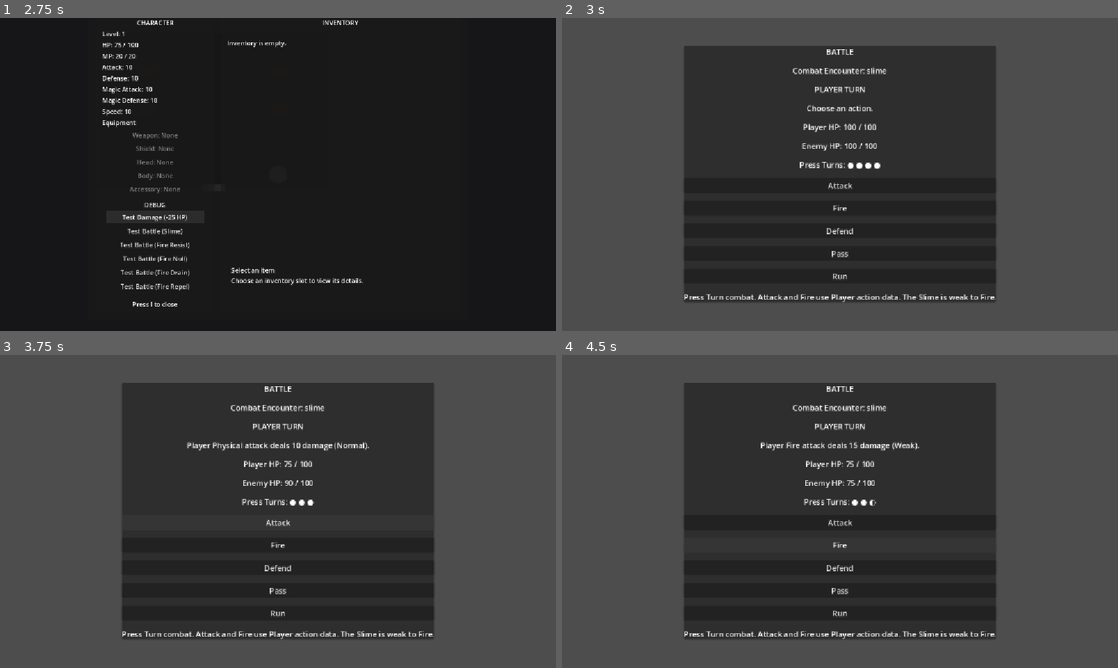
Above: before the commit, frames 1-4 (two rows, left to right).
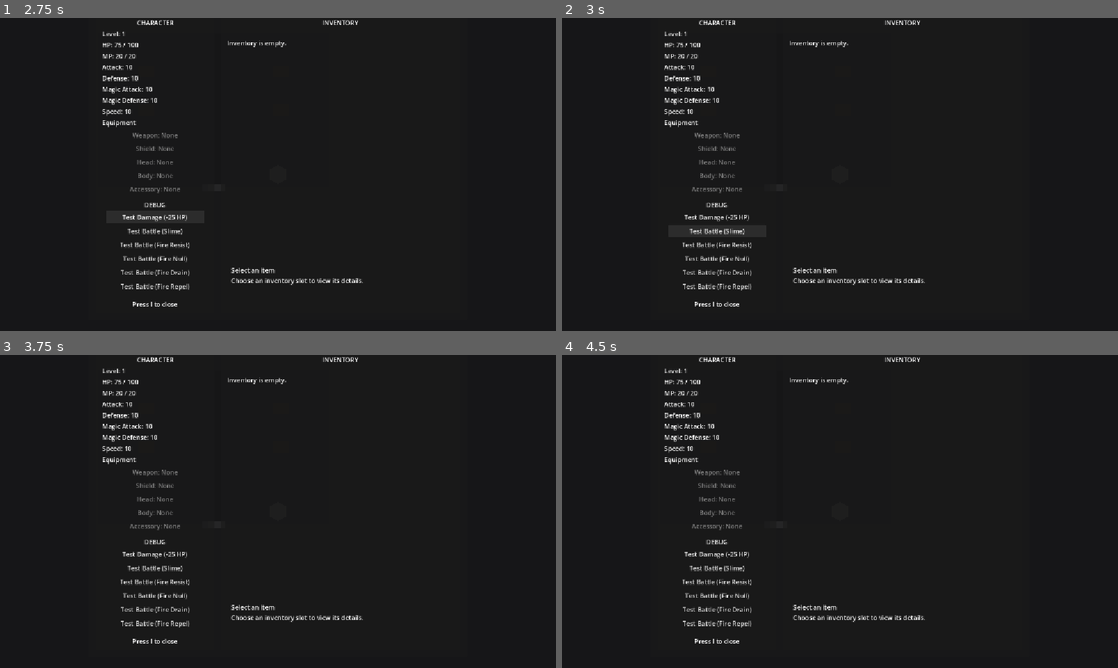
Above: after the commit, the same moments.

Repository: salexume94-pixel/Scripts
Game: Godot game, scene res://scenes/World.tscn
Same seed, same stepped clock (60 frames per second), same inputs: the game is played once before the commit and once after it.
Inputs (mouse positions are in pixels of both pictures, inside the frame that each line leads up to):
- Up to frame 1 (2.75 s): tap Enter at 0.5 s; hold Right (ui_right) 0.53-1.28 s; tap E at 0.6 s; hold Down (ui_down) 1.28-2 s; tap I at 1.35 s; click "Test Damage (-25 HP)" at 2 s
- Up to frame 2 (3 s): click "Test Battle (Slime)" at 2.75 s
- Up to frame 3 (3.75 s): click (278, 520) at 3.5 s, where only the run before the commit has a clickable "Attack"
- Up to frame 4 (4.5 s): click (840, 545) at 4.25 s, where only the run before the commit has a clickable "Fire"

Frame 1 is identical in both runs. In frame 2, 57% of the frame differs, in the area x 0-100%, y 0-100%; in frame 3, 60%; in frame 4, 60%.
Error after the commit: Parse Error: Preload file "res://combat/definitions/critical_test.tres" does not exist. (res://systems/combat_manager.gd:13)

Commit message:
Integrate accuracy and critical actions into combat flow

Diff:
--- a/systems/combat_manager.gd
+++ b/systems/combat_manager.gd
@@ -10,12 +10,17 @@
 const COMBAT_RULES = preload("res://combat/combat_rules.gd")
 const DAMAGE_TYPES = preload("res://combat/damage_types.gd")
 const PLAYER_PHYSICAL_ACTION = preload("res://combat/definitions/physical_attack.tres")
+const PLAYER_CRITICAL_TEST_ACTION = preload("res://combat/definitions/critical_test.tres")
+const PLAYER_MISS_TEST_ACTION = preload("res://combat/definitions/miss_test.tres")
 const BATTLE_SCENE := "res://scenes/Battle.tscn"
 
 ## The current enemy action is stored separately from the enemy definition so
 ## CombatState can keep only the active encounter data.
 
 var active_combat: Resource = null
+
+## Debug-only actions use the same resolution path as normal Player actions.
+## They exist only to make accuracy and critical behavior deterministic to test.
 var return_scene_path: String = ""
 var return_player_position: Vector2 = Vector2.ZERO
 
@@ -99,7 +104,10 @@
 	var damage_result: Dictionary = COMBAT_RULES.resolve_damage(
 		action_power,
 		selected_action.damage_type,
-		enemy_data
+		enemy_data,
+		selected_action.accuracy,
+		selected_action.critical_chance,
+		selected_action.critical_multiplier
 	)
 
 	active_combat.last_player_attack = action_power
@@ -107,6 +115,7 @@
 	active_combat.last_player_damage_type = selected_action.damage_type
 	active_combat.last_player_affinity = damage_result.affinity
 	active_combat.last_player_result_type = damage_result.result_type
+	active_combat.last_player_critical = damage_result.critical
 
 	match damage_result.result_type:
 		"damage":
@@ -117,6 +126,9 @@
 				active_combat.enemy_hp + damage_result.damage,
 				active_combat.enemy_max_hp
 			)
+		"miss":
+			# A miss consumes its Press Turn but does not change either HP pool.
+			pass
 		"repel":
 			# Repel reflects the resolved damage back to the Player.
 			var stats_to_update: Dictionary = GameState.get_player_stats()
@@ -150,6 +162,14 @@
 
 	player_attack_performed.emit(active_combat.last_player_attack)
 	return true
+
+func player_critical_test() -> bool:
+	# Start a deterministic guaranteed-critical action for runtime testing.
+	return player_attack(PLAYER_CRITICAL_TEST_ACTION)
+
+func player_miss_test() -> bool:
+	# Start a deterministic guaranteed-miss action for runtime testing.
+	return player_attack(PLAYER_MISS_TEST_ACTION)
 
 func player_defend() -> bool:
 	# Defend spends one full Press Turn and reduces the next enemy turn's damage.
